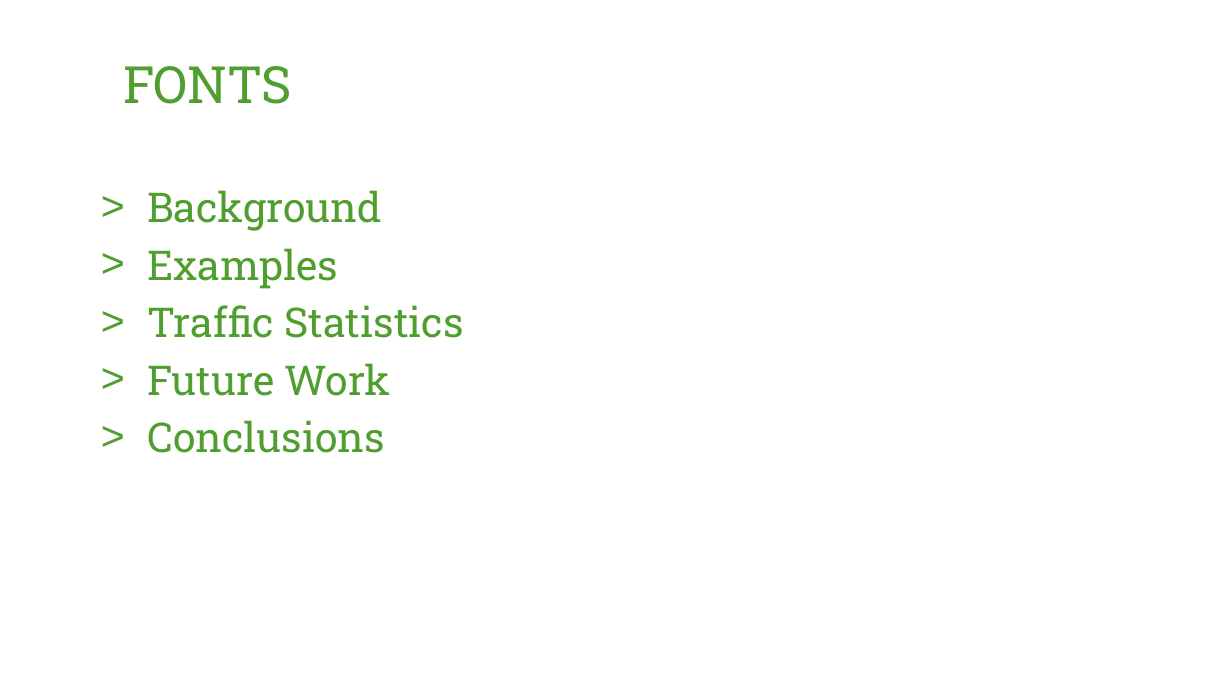
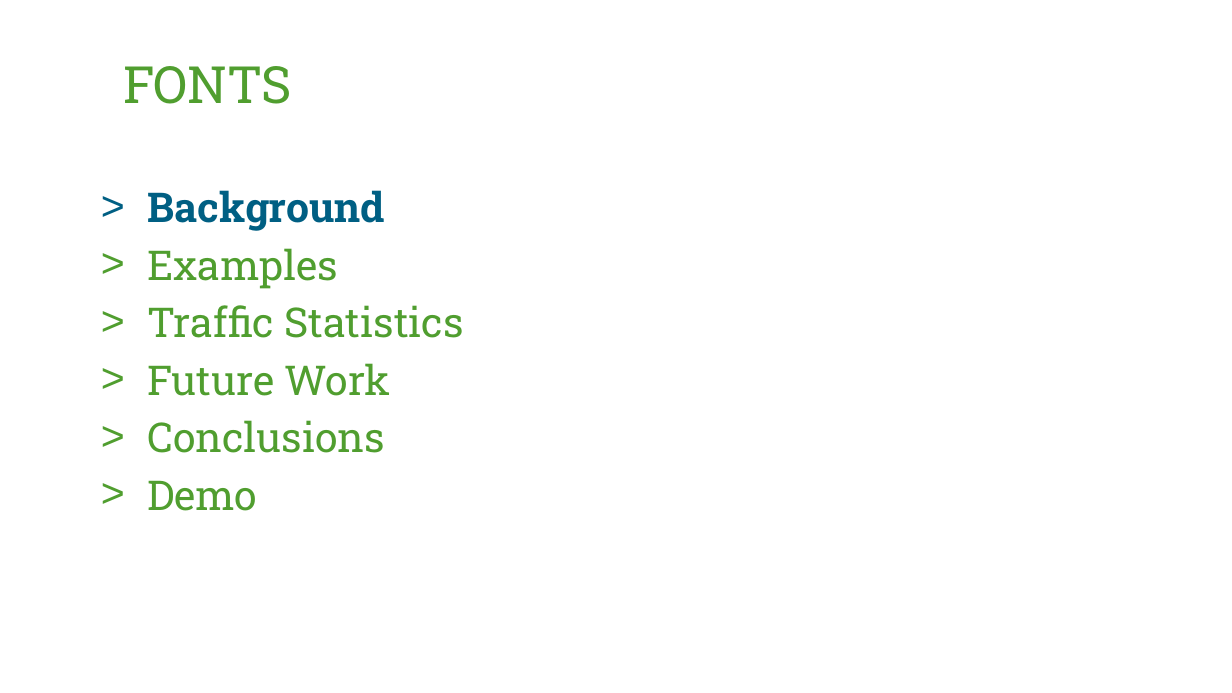
Before and after one commit to stewythe1st/AODV-Matlab, a slide deck: slide 2 of doc/presentation.pptx. Drawn at 1232x693 pixels with LibreOffice and Linux fonts; fonts in the diff are those of the drawing; background and template pictures are left out. Boxes give left, top, right and bottom in pixels: in the first picture for what was removed or moved away, otherwise in the second. Text is boxed around its words. In the diff, an @@ line names an element or a change of style, - is before the commit and + after.

```diff
--- a/doc/presentation.pptx
+++ b/doc/presentation.pptx
@@ text at <box>147,190,385,231</box>: text colour #509E2F to #005F83, bold on in "Background" @@
@@ text at <box>147,480,257,511</box>: paragraph added @@
+> Demo
```
Also in this commit, not shown: 1 other slide changed, 20 slides added, 19 other files.
